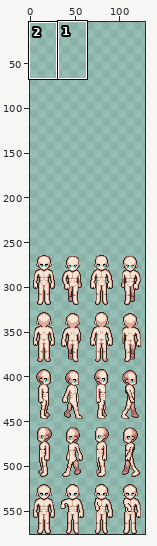
Sprite sheet -- client/assets/players/sprite_000b.png. Above, an overview of the earlier version with the close-up marked.
Close-up. Before:
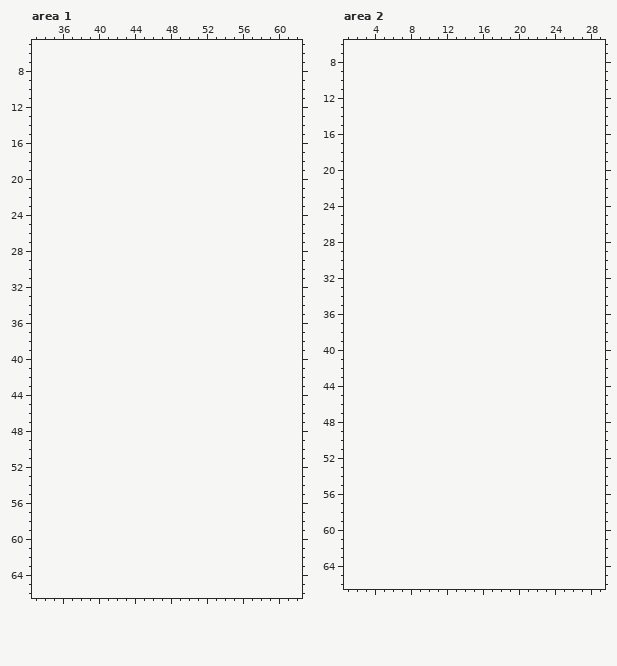
The file is 128x320 pixels. Shown: area 1: x 33..62, y 5..66; area 2: x 1..29, y 6..66. The old version is drawn lined up with the new one, on the new canvas. The wide view leaves out empty margins. The commit also changed other parts of the picture, which this record leaves out.
Palette (. is transparent): 
The result:
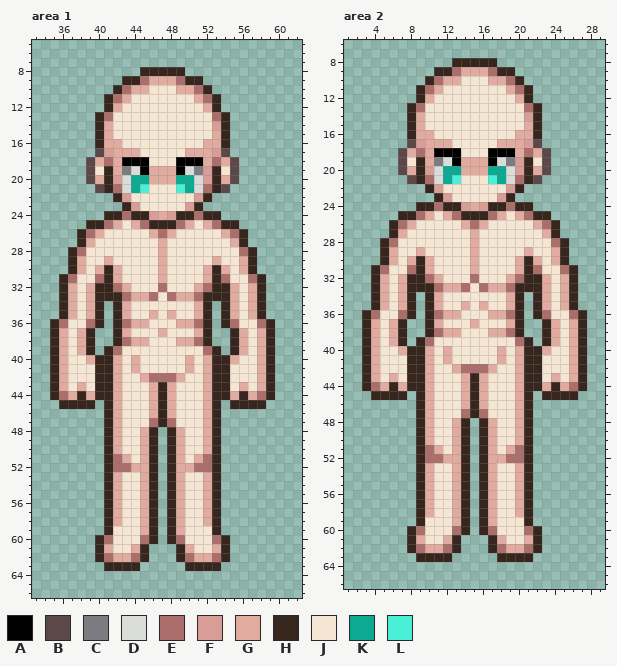
Colours new in this view: A #000000  B #5c4849  C #7b7b82  D #dadcd9  E #ab6e6b  F #d99d97  G #e1ab9f  H #37261d  J #f5e6d3  K #0daa92  L #49f0d7
Edits made:
canvas 128x320 -> 128x576, the old top-left corner now at 0,256
Changed rows in their new state; - is an unchanged pixel.
Area 1:
first column x 35:
 8 ----------HHHHH----------
 9 --------HHEGGGEHH--------
10 -------HEGGJJJGGEH-------
11 ------HEGJJJJJJJGEH------
12 ------HGJJJJJJJJJGH------
13 -----HEJJJJJJJJJJJEH-----
14 -----HGJJJJJJJJJJJFH-----
15 -----HGJJJJJJJJJJJGH-----
16 -----HGGJJJJJJJJJGGH-----
17 -----BFGGGJJJJJGGGFB-----
18 ----BGEGAAAJJJAAAGEGB----
19 ----BJHGCDAGGGADCFHJB----
20 ----BGHFDKKGGGKKDFHGB----
21 -----BHEDKLJJJLKDEHB-----
22 -------HFJJJJJJJFH-------
23 --------HFJJJJJFH--------
24 ------HHEHHFGFHHEHH------
25 ----HHEGJGEHHHEGJGEHH----
26 ---HEGJJJJJGEGJJJJJGEH---
27 ---HGJJJJJJJGJJJJJJJGH---
28 --HEJJJJJJJJGJJJJJJJJEH--
29 --HGJJGJJJJJGJJJJJGJJGH--
30 --HGJGHGJJJJGJJJJGHGJGH--
31 -HEJJEHGJJJJGJJJJGHEJJEH-
32 -HGJGHHEGJJJEJJJGEHHGJGH-
33 -HGJGHHHEGGEJEGGEHHHGJGH-
34 -HGJGH-HGJJJJJJJGH-HGJGH-
35 -HGJGH-HGJJGJGJJGH-HGJGH-
36 HEJJEH-HEGGJJJGGEH-HEJJEH
37 HGJGH--HGJJJGJJJGH--HGJGH
38 HGJGH--HEGGJJJGGEH--HGJGH
39 HGJGH-HEJJJJJJJJJEH-HGJGH
40 HGJJGHHGJGJJJJJGJGHHGJJGH
41 HGJJJHHGJGJJJJJGJGHHJJJGH
42 HGJJJHHGJJGEEEGJJGHHJJJGH
43 HGJGJHHGJJJGHGJJJGHHJGJGH
44 HEGHGHHGJJJGHGJJJGHHGHGEH
45 -HHHH-HGJJJGHGJJJGH-HHHH-
46 ------HGJJJGHGJJJGH------
47 ------HGJJJEHEJJJGH------
48 ------HGJJGH-HGJJGH------
49 ------HGJJGH-HGJJGH------
50 ------HGJJGH-HGJJGH------
51 ------HEGJGH-HGJGEH------
52 ------HEEGGH-HGGEEH------
53 ------HGJJGH-HGJJGH------
54 ------HGJJGH-HGJJGH------
55 ------HGJJGH-HGJJGH------
56 ------HGJJGH-HGJJGH------
57 ------HGJJGH-HGJJGH------
58 ------HGJJGH-HGJJGH------
59 ------HJJJGH-HGJJJH------
60 -----HEJJJEH-HEJJJEH-----
61 -----HGJJGH---HGJJGH-----
62 -----HEGGEH---HEGGEH-----
63 ------HHHH-----HHHH------
Area 2:
first column x 3:
 8 ----------HHHHH----------
 9 --------HHEGGGEHH--------
10 -------HEGGJJJGGEH-------
11 ------HEGJJJJJJJGEH------
12 ------HGJJJJJJJJJGH------
13 -----HEJJJJJJJJJJJEH-----
14 -----HGJJJJJJJJJJJFH-----
15 -----HGJJJJJJJJJJJGH-----
16 -----HGGJJJJJJJJJGGH-----
17 -----BFGGGJJJJJGGGFB-----
18 ----BGEGAAAJJJAAAGEGB----
19 ----BJHGCDAGGGADCFHJB----
20 ----BGHFDKKGGGKKDFHGB----
21 -----BHEDKLJJJLKDEHB-----
22 -------HFJJJJJJJFH-------
23 --------HFJJJJJFH--------
24 ------HHEHHFGFHHEHH------
25 ----HHEGJGEHHHEGJGEHH----
26 ---HEGJJJJJGEGJJJJJGEH---
27 ---HGJJJJJJJGJJJJJJJGH---
28 --HEJJJJJJJJGJJJJJJJJEH--
29 --HGJJGJJJJJGJJJJJGJJGH--
30 --HGJGHGJJJJGJJJJGHGJGH--
31 -HEJJEHGJJJJGJJJJGHEJJEH-
32 -HGJGHHEGJJJEJJJGEHHGJGH-
33 -HGJGHHHEGGEJEGGEHHHGJGH-
34 -HGJGH-HGJJJJJJJGH-HGJGH-
35 -HGJGH-HGJJGJGJJGH-HGJGH-
36 HEJJEH-HEGGJJJGGEH-HEJJEH
37 HGJGH--HGJJJGJJJGH--HGJGH
38 HGJGH--HEGGJJJGGEH--HGJGH
39 HGJGH-HEJJJJJJJJJEH-HGJGH
40 HGJJGHHGJGJJJJJGJGHHGJJGH
41 HGJJJHHGJGJJJJJGJGHHJJJGH
42 HGJJJHHGJJGEEEGJJGHHJJJGH
43 HGJGJHHGJJJGHGJJJGHHJGJGH
44 HEGHGHHGJJJGHGJJJGHHGHGEH
45 -HHHH-HGJJJGHGJJJGH-HHHH-
46 ------HGJJJGHGJJJGH------
47 ------HGJJJEHEJJJGH------
48 ------HGJJGH-HGJJGH------
49 ------HGJJGH-HGJJGH------
50 ------HGJJGH-HGJJGH------
51 ------HEGJGH-HGJGEH------
52 ------HEEGGH-HGGEEH------
53 ------HGJJGH-HGJJGH------
54 ------HGJJGH-HGJJGH------
55 ------HGJJGH-HGJJGH------
56 ------HGJJGH-HGJJGH------
57 ------HGJJGH-HGJJGH------
58 ------HGJJGH-HGJJGH------
59 ------HJJJGH-HGJJJH------
60 -----HEJJJEH-HEJJJEH-----
61 -----HGJJGH---HGJJGH-----
62 -----HEGGEH---HEGGEH-----
63 ------HHHH-----HHHH------
